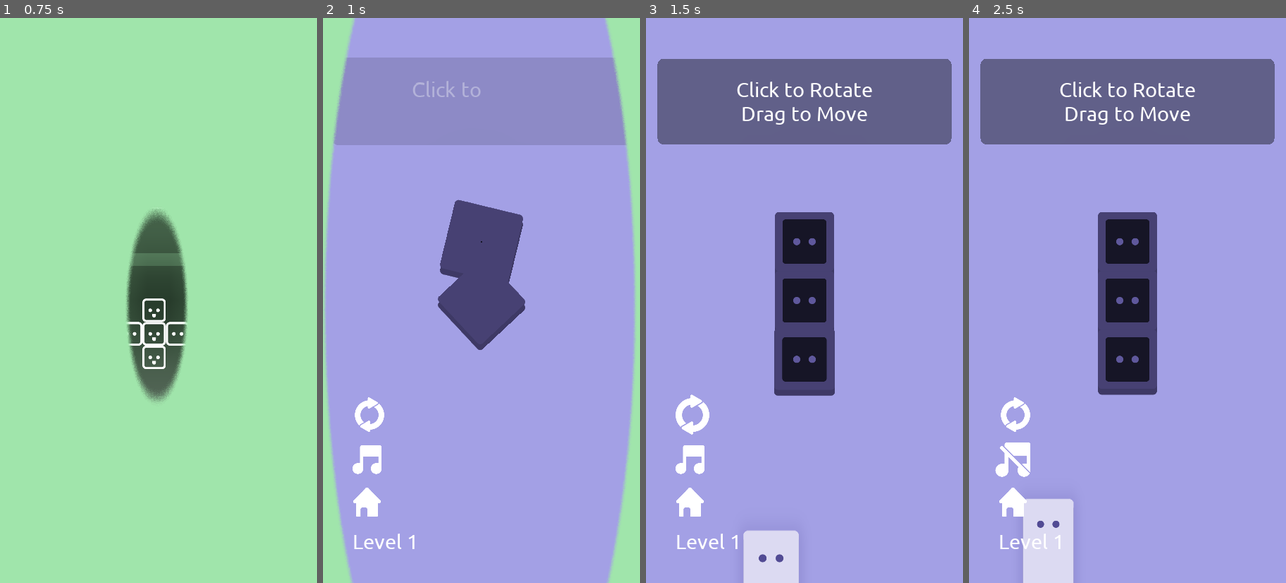
Above: before the commit, frames 1-4 (left to right).
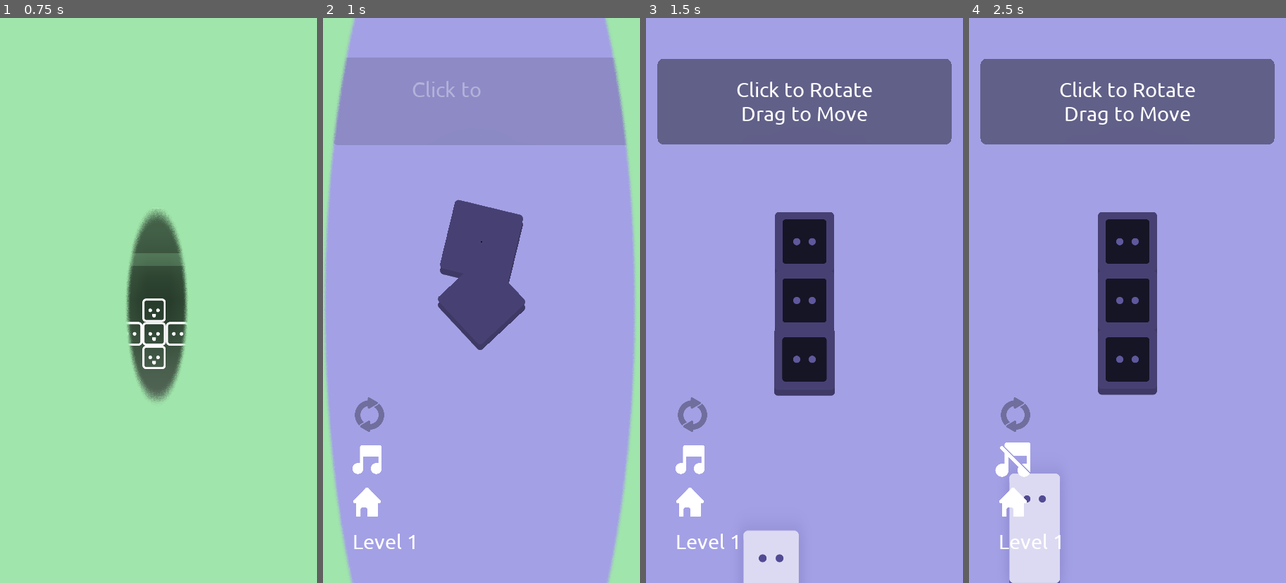
Above: after the commit, the same moments.

Repository: unSAME-Studio/ProjectOutlet
Game: Godot game, scene res://scenes/Menu.tscn
Same seed, same stepped clock (60 frames per second), same inputs: the game is played once before the commit and once after it.
Inputs (mouse positions are in pixels of both pictures, inside the frame that each line leads up to):
- Up to frame 1 (0.75 s): click "1" at 0.5 s
- Up to frame 2 (1 s): no input
- Up to frame 3 (1.5 s): click (693, 413) at 1.27 s
- Up to frame 4 (2.5 s): click (1013, 458) at 2 s

Frame 1 is identical in both runs. In frame 2, 0.3% of the frame differs, in the area x 10-20%, y 67-74%; in frame 3, 0.4%; in frame 4, 2.1%, in the area x 10-33%, y 67-100%.

Commit message:
New Rectangle Distance Function

Diff:
--- a/objects/Plug.gd
+++ b/objects/Plug.gd
@@ -4,12 +4,14 @@
 export (PackedScene) var string
 export (Script) var projection
 
+const HOLD_REQUIRED = 0.5
+const DRAG_DISTANCE = 40
+const MAGNET_DISTANCE = 200
+
 var hovering = false
 var selected = false
-const HOLD_REQUIRED = 0.5
 var holding = false
 var hold_time = 0
-const DRAG_DISTANCE = 40
 var drag_point = Vector2.ZERO
 
 var original_point
@@ -48,7 +50,12 @@
 
 # calculate distance between box and a point
 # https://stackoverflow.com/questions/5254838/calculating-distance-between-a-point-and-a-rectangular-box-nearest-point
-func get_rect_distance(rect, p):
+func get_rect_distance(p):
+	var body_rest = original_point + $Body.get_position()
+	var rect = {
+		"min": body_rest - size * GRID_SIZE / 2,
+		"max": body_rest + size * GRID_SIZE / 2,
+	}
 	var dx = [rect.min.x - p.x, 0, p.x - rect.max.x].max()
 	var dy = [rect.min.y - p.y, 0, p.y - rect.max.y].max()
 	return sqrt(dx*dx + dy*dy)
@@ -300,12 +307,13 @@
 
 			# add a offset push force
 			var force = original_point
-			var distance = get_global_mouse_position().distance_to(get_global_position())
-			if not selected and distance < size.length() * GRID_SIZE / 2:
+			#var distance = get_global_mouse_position().distance_to(get_global_position())
+			var distance = get_rect_distance(get_global_mouse_position())
+			if not selected and distance < MAGNET_DISTANCE:
 				if anything_selected:
-					force = force.linear_interpolate(get_negative_vector(original_point, get_global_mouse_position()), 1 - float(distance) / float(size.length() * GRID_SIZE))
+					force = force.linear_interpolate(get_negative_vector(original_point, get_global_mouse_position()), 1 - distance / MAGNET_DISTANCE)
 				else:
-					force = force.linear_interpolate(get_global_mouse_position(), 1 - float(distance) / float(size.length() * GRID_SIZE / 2))
+					force = force.linear_interpolate(get_global_mouse_position(), 1 - distance / MAGNET_DISTANCE)
 
 			set_global_position(lerp(get_global_position(), force, 10 * delta))
 
--- a/scenes/Main.gd
+++ b/scenes/Main.gd
@@ -1,4 +1,7 @@
 extends Node
+
+
+var anything_attached
 
 
 func _ready():
@@ -17,6 +20,15 @@
 
 
 	TransitionManager.play_in()
+
+
+func _process(delta):
+	if Global.console.attached_plugs.size() > 0:
+		$CanvasLayer/Control/UI/VBoxContainer/MarginContainer/RestartButton.set_disabled(false)
+		$CanvasLayer/Control/UI/VBoxContainer/MarginContainer/RestartButton.set_modulate(Color("ffffff"))
+	else:
+		$CanvasLayer/Control/UI/VBoxContainer/MarginContainer/RestartButton.set_disabled(true)
+		$CanvasLayer/Control/UI/VBoxContainer/MarginContainer/RestartButton.set_modulate(Color("50000000"))
 
 
 func game_finished():
--- a/scripts/ButtonEffect.gd
+++ b/scripts/ButtonEffect.gd
@@ -18,7 +18,7 @@
 func _on_button_down():
 	var tween = get_node("Tween")
 	tween.interpolate_property(self, "rect_scale",
-			Vector2(1, 1), Vector2(0.8, 0.8), 0.5,
+			get_scale(), Vector2(0.8, 0.8), 0.5,
 			Tween.TRANS_ELASTIC, Tween.EASE_OUT)
 	tween.start()
 
@@ -26,22 +26,28 @@
 func _on_button_up():
 	var tween = get_node("Tween")
 	tween.interpolate_property(self, "rect_scale",
-			Vector2(0.8, 0.8), Vector2(1.2, 1.2), 0.5,
+			get_scale(), Vector2(1.2, 1.2), 0.5,
 			Tween.TRANS_ELASTIC, Tween.EASE_OUT)
 	tween.start()
 
 
 func _on_hover():
+	if is_disabled():
+		return
+
 	var tween = get_node("Tween")
 	tween.interpolate_property(self, "rect_scale",
-			Vector2(1, 1), Vector2(1.2, 1.2), 0.5,
+			get_scale(), Vector2(1.2, 1.2), 0.5,
 			Tween.TRANS_ELASTIC, Tween.EASE_OUT)
 	tween.start()
 
 
 func _on_mouse_exit():
+	if is_disabled():
+		return
+
 	var tween = get_node("Tween")
 	tween.interpolate_property(self, "rect_scale",
-			Vector2(1.2, 1.2), Vector2(1, 1), 0.5,
+			get_scale(), Vector2(1, 1), 0.5,
 			Tween.TRANS_ELASTIC, Tween.EASE_OUT)
 	tween.start()
